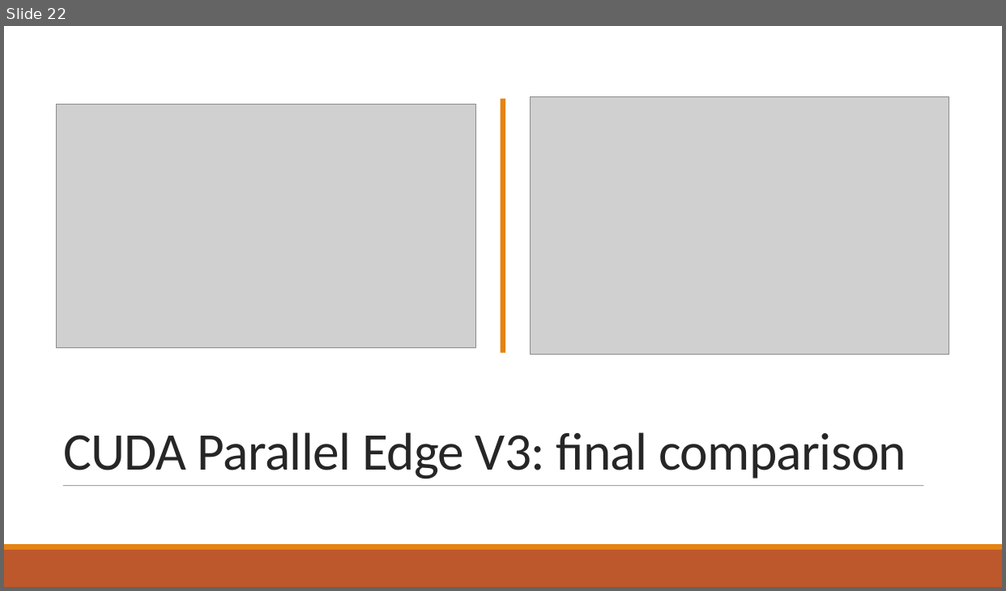
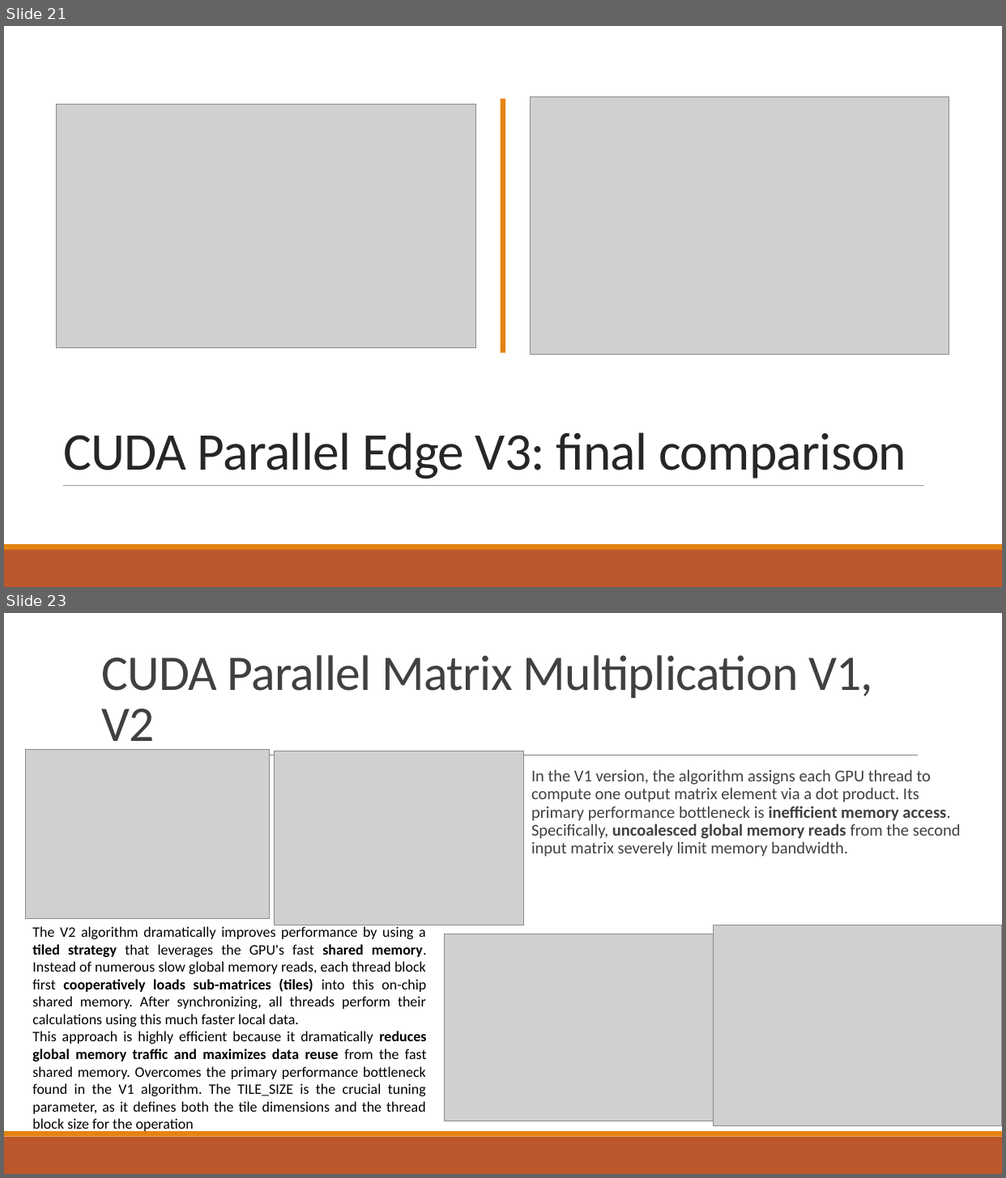
Before and after one commit to RiccardoRevalor/ParallelTriangleCounting, a slide deck: presentation.pptx. Shown one above the other, each under a label of ours: slide 22 before the commit, slides 21 and 23 after it; the slides between them are not shown. The pictures are 1006x591 and 1006x1178 pixels, drawn with LibreOffice and Linux fonts; fonts in the diff are those of the drawing; grey boxes stand for pictures. Boxes give left, top, right and bottom in pixels: in the first picture for what was removed or moved away, otherwise in the second. Text is boxed around its words. In the diff, an @@ line names an element or a change of style, - is before the commit and + after.

```diff
--- a/presentation.pptx
+++ b/presentation.pptx
@@ slide 23 added at <box>4,613,1002,1174</box>, background #FFFFFF @@
@@ title added at <box>101,655,873,753</box>, 48 pt, text #404040 @@
+CUDA Parallel Matrix Multiplication V1, V2
@@ picture added at <box>26,749,270,919</box> @@
@@ line added from (102, 756) to (918, 756), #808080 0.5 pt @@
@@ picture added at <box>274,751,523,925</box> @@
@@ text added at <box>531,769,961,857</box>, 16 pt, text #404040 @@
+  In the V1 version, the algorithm assigns each GPU thread to compute one output matrix element via a dot product. Its primary performance bottleneck is inefficient memory access. Specifically, uncoalesced global memory reads from the second input matrix severely limit memory bandwidth.
@@ text added at <box>32,925,427,1134</box>, 14 pt, text #000000 @@
+The V2 algorithm dramatically improves performance by using a tiled strategy that leverages the GPU's fast shared memory. Instead of numerous slow global memory reads, each thread block first cooperatively loads sub-matrices (tiles) into this on-chip shared memory. After synchronizing, all threads perform their calculations using this much faster local data.
+This approach is highly efficient because it dramatically reduces global memory traffic and maximizes data reuse from the fast shared memory. Overcomes the primary performance bottleneck found in the V1 algorithm. The TILE_SIZE is the crucial tuning parameter, as it defines both the tile dimensions and the thread block size for the operation
@@ picture added at <box>714,925,1002,1126</box> @@
@@ picture added at <box>445,934,714,1122</box> @@
@@ rectangle added at <box>4,1137,1002,1174</box>, fill #BD582C @@
@@ rectangle added at <box>4,1131,1002,1137</box>, fill #E48312 @@
@@ what was slide 22 is now slide 21 @@
```
Also in this commit, not shown: 7 slides changed, 4 slides removed, 1 other file.
